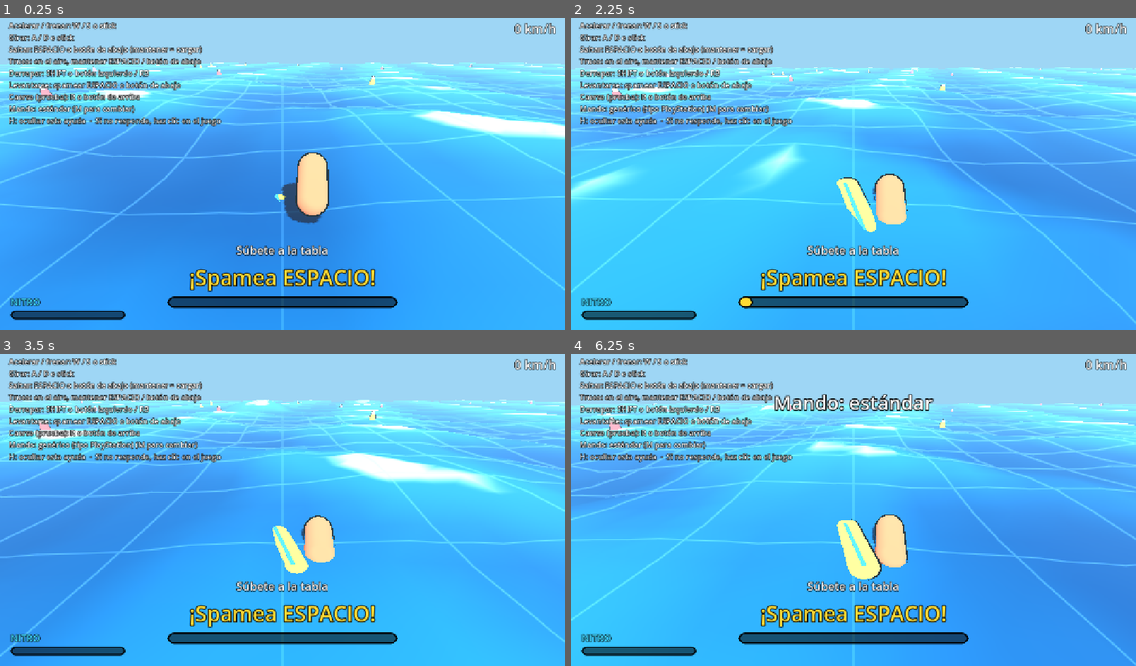
Above: before the commit, frames 1-4 (two rows, left to right).
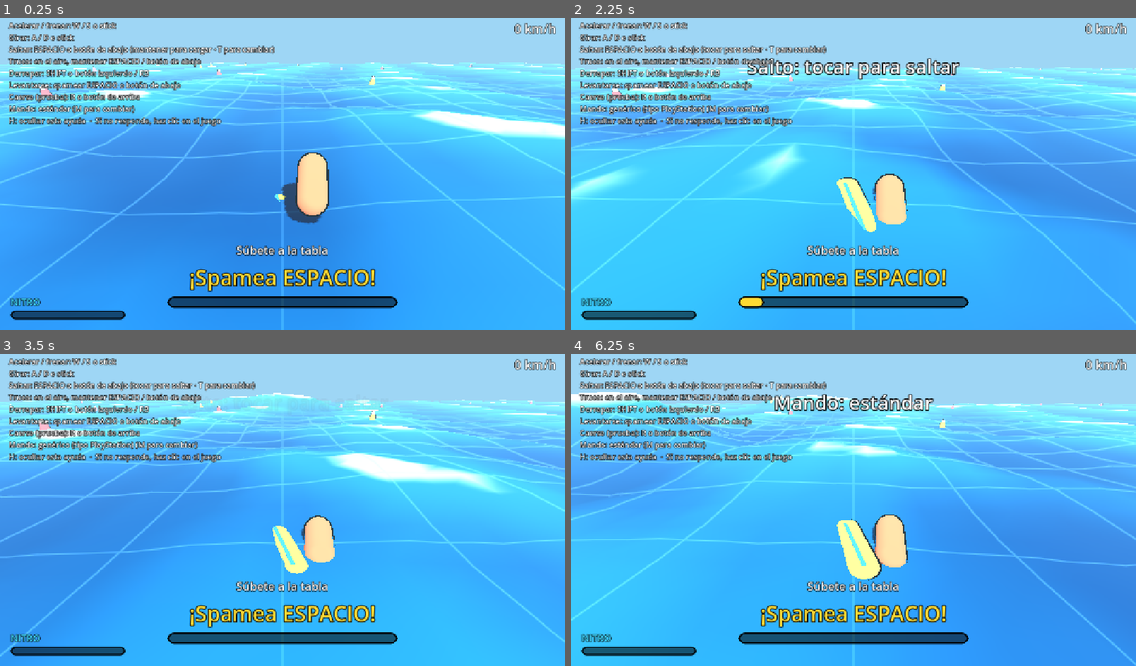
Above: after the commit, the same moments.

Repository: asimplesurfer/simplesurf
Game: Godot game, scene res://main.tscn
Same seed, same stepped clock (60 frames per second), same inputs: the game is played once before the commit and once after it.
Inputs (mouse positions are in pixels of both pictures, inside the frame that each line leads up to):
- Up to frame 1 (0.25 s): no input
- Up to frame 2 (2.25 s): tap Enter at 0.5 s; move the mouse to (977, 155) at 0.52 s; hold D (p1_right) 0.53-1.25 s; hold Space (p1_a) 0.53-1.25 s; click (977, 155) at 0.67 s; tap M at 0.8 s; drag from (740, 186) to (825, 236) at 1.27 s; move the mouse to (910, 102) at 2.02 s; hold D (p1_right) from 2.03 s (still down); hold Space (p1_a) from 2.03 s (still down); tap T at 2.1 s
- Up to frame 3 (3.5 s): release D (p1_right) at 2.75 s; release Space (p1_a) at 2.75 s; drag from (254, 572) to (113, 460) at 2.77 s
- Up to frame 4 (6.25 s): move the mouse to (1023, 553) at 3.52 s; hold A (p1_left) 3.53-4.25 s; tap Shift (p1_drift) at 3.6 s; tap T at 3.8, 5.1 s; drag from (684, 460) to (768, 428) at 4.27 s; move the mouse to (881, 506) at 5.02 s; hold S 5.03-5.75 s; click (881, 506) at 5.17 s; tap M at 5.3 s; drag from (768, 428) to (740, 522) at 5.77 s

The runs differ from the first frame. In frame 1, 0.3% of the frame differs, in the area x 30-49%, y 8-12%; in frame 2, 1.7%; in frame 3, 0.9%; in frame 4, 3.1%, in the area x 0-82%, y 8-46%.

Commit message:
Levantarse cuesta la mitad, salto que sale solo al máximo, modo de salto alternativo y olas más grandes
- Levantarse: la mitad de pulsaciones en total (misma velocidad mínima de spam)
- Salto cargado: al llegar a la carga máxima salta solo
- Tecla T: alterna entre 'mantener para cargar' y 'tocar para saltar' (se guarda)
- Olas grandes: más altas (2.5 a 4 m), más largas, duran 30 a 45 s y aparecen más seguido

Co-Authored-By: Claude Opus 5.5 <noreply@anthropic.com>
Claude-Session: https://claude.ai/code/session_0158oNfJa2g5qsqyuATh8Mjh

Diff:
--- a/core/controllers/player_controller.gd
+++ b/core/controllers/player_controller.gd
@@ -5,6 +5,7 @@
 ## y la elección se guarda para la próxima vez.
 
 signal pad_layout_changed(layout_name: String)
+signal jump_mode_changed(mode_name: String)
 
 const SETTINGS_PATH := "user://settings.cfg"
 
@@ -21,6 +22,7 @@
 
 
 func _ready() -> void:
+	GameSettings.load_settings()
 	var rider := get_parent() as Rider
 	if rider:
 		player_index = rider.player_index
@@ -70,8 +72,12 @@
 	if event is InputEventKey:
 		using_joypad = false
 		var key := event as InputEventKey
-		if player_index == 0 and key.pressed and not key.echo and key.physical_keycode == KEY_M:
-			toggle_pad_layout()
+		if player_index == 0 and key.pressed and not key.echo:
+			if key.physical_keycode == KEY_M:
+				toggle_pad_layout()
+			elif key.physical_keycode == KEY_T:
+				GameSettings.toggle_jump_mode()
+				jump_mode_changed.emit(GameSettings.jump_mode_name())
 	elif event is InputEventJoypadButton:
 		using_joypad = true
 	elif event is InputEventJoypadMotion and absf(event.axis_value) > 0.5:
--- a/core/rider/rider.gd
+++ b/core/rider/rider.gd
@@ -144,8 +144,11 @@
 
 
 ## Salta con la fuerza que indica jump_charge (0 = toque, 1 = cargado al máximo).
+## En el modo "tocar para saltar" la altura es fija.
 func jump() -> void:
 	var jump_speed := lerpf(stats.jump_speed_min, stats.jump_speed_max, jump_charge)
+	if GameSettings.jump_mode == GameSettings.JumpMode.TAP:
+		jump_speed = stats.jump_speed_tap
 	vertical_speed = maxf(vertical_speed, 0.0) + jump_speed
 	jump_charge = 0.0
 	grounded = false
--- a/core/rider/rider_stats.gd
+++ b/core/rider/rider_stats.gd
@@ -22,8 +22,10 @@
 @export var jump_speed_min: float = 5.5
 ## Velocidad hacia arriba con el salto cargado al máximo (m/s).
 @export var jump_speed_max: float = 10.0
-## Tiempo manteniendo ESPACIO para cargar el salto al máximo (s).
+## Tiempo manteniendo ESPACIO para cargar el salto al máximo (s). Al llegar, salta solo.
 @export var jump_charge_time: float = 1.0
+## Velocidad hacia arriba en el modo "tocar para saltar" (m/s).
+@export var jump_speed_tap: float = 8.0
 ## Velocidad vertical mínima para que una ola te lance al aire (m/s).
 @export var min_launch_speed: float = 4.5
 ## Multiplica la velocidad hacia arriba al salir despedido de una ola.
@@ -55,10 +57,10 @@
 
 @export_group("Caída y levantarse")
 ## Cuánto llena la barra cada pulsación (1.0 = barra llena).
-@export var mash_fill_per_press: float = 0.16
-## Cuánto se vacía la barra por segundo. Con 0.16 y 0.55 hacen falta
+@export var mash_fill_per_press: float = 0.32
+## Cuánto se vacía la barra por segundo. Con 0.32 y 1.1 hacen falta
 ## más de ~3.5 pulsaciones por segundo para avanzar.
-@export var mash_decay_per_second: float = 0.55
+@export var mash_decay_per_second: float = 1.1
 ## Duración de la animación de subirse a la tabla (s). Durante ella no cuentan las pulsaciones.
 @export var climb_time: float = 0.45
 ## Tiempo tras pararse en el que A no salta (para que el spam no te haga saltar).
--- a/core/rider/rider_stats.tres
+++ b/core/rider/rider_stats.tres
@@ -14,6 +14,7 @@
 jump_speed_min = 5.5
 jump_speed_max = 10.0
 jump_charge_time = 1.0
+jump_speed_tap = 8.0
 min_launch_speed = 4.5
 wave_launch_boost = 1.5
 air_turn_factor = 0.5
@@ -26,8 +27,8 @@
 drift_turn_factor = 1.6
 drift_range = 6.0
 drift_cone_half_angle = 30.0
-mash_fill_per_press = 0.16
-mash_decay_per_second = 0.55
+mash_fill_per_press = 0.32
+mash_decay_per_second = 1.1
 climb_time = 0.45
 stand_jump_lock = 0.4
 water_drag = 9.0
--- a/core/rider/states/state_riding.gd
+++ b/core/rider/states/state_riding.gd
@@ -1,6 +1,9 @@
 extends RiderState
 ## Movimiento normal sobre la tabla: W / stick arriba acelera, el stick gira.
-## Mantener A carga el salto (se agacha) y al soltarlo salta: más carga, más alto.
+## Salto según GameSettings.jump_mode:
+##   CHARGE: mantener A carga el salto (se agacha); al soltar, o al llegar al
+##           máximo, salta. Más carga, más alto.
+##   TAP: tocar A salta enseguida.
 ## El botón de derrape pasa a `drifting`. Una ola con velocidad lo lanza al aire.
 
 ## Tras pararse, A no salta por un momento (el spam para levantarse no debe hacerte saltar).
@@ -23,12 +26,16 @@
 	if _charging:
 		if input.trick:
 			rider.jump_charge = minf(1.0, rider.jump_charge + delta / rider.stats.jump_charge_time)
-		else:
+		if not input.trick or rider.jump_charge >= 1.0:
 			_charging = false
 			rider.jump()
 			state_machine.transition_to(&"airborne")
 			return
 	elif input.jump_pressed and _jump_lock <= 0.0:
+		if GameSettings.jump_mode == GameSettings.JumpMode.TAP:
+			rider.jump()
+			state_machine.transition_to(&"airborne")
+			return
 		_charging = true
 		rider.jump_charge = 0.0
 
--- /dev/null
+++ b/core/settings/game_settings.gd
@@ -0,0 +1,38 @@
+class_name GameSettings
+extends RefCounted
+## Opciones del juego que se eligen en partida y se guardan para la próxima vez.
+
+enum JumpMode { CHARGE, TAP }
+
+const PATH := "user://settings.cfg"
+const JUMP_MODE_NAMES := ["mantener para cargar", "tocar para saltar"]
+
+## CHARGE: mantener carga el salto (salta solo al llegar al máximo).
+## TAP: tocar salta enseguida, con una altura fija.
+static var jump_mode: JumpMode = JumpMode.CHARGE
+static var _loaded: bool = false
+
+
+static func load_settings() -> void:
+	if _loaded:
+		return
+	_loaded = true
+	var cfg := ConfigFile.new()
+	if cfg.load(PATH) == OK:
+		jump_mode = int(cfg.get_value("gameplay", "jump_mode", JumpMode.CHARGE)) as JumpMode
+
+
+static func save_settings() -> void:
+	var cfg := ConfigFile.new()
+	cfg.load(PATH)
+	cfg.set_value("gameplay", "jump_mode", jump_mode)
+	cfg.save(PATH)
+
+
+static func toggle_jump_mode() -> void:
+	jump_mode = JumpMode.TAP if jump_mode == JumpMode.CHARGE else JumpMode.CHARGE
+	save_settings()
+
+
+static func jump_mode_name() -> String:
+	return JUMP_MODE_NAMES[jump_mode]
--- a/tests/run_tests.gd
+++ b/tests/run_tests.gd
@@ -78,17 +78,21 @@
 		"spamear lento (2 por segundo) no alcanza para subirse"
 	)
 
-	await _mash(8.0, 2.5)
+	await _mash(8.0, 1.0)
 	_check(
-		_rider.recovery_stage == Rider.RecoveryStage.PRONE, "spamear rápido lo sube acostado a la tabla"
+		_rider.recovery_stage == Rider.RecoveryStage.PRONE,
+		"spamear rápido lo sube acostado a la tabla en ~1 s"
 	)
 	_check(_rider.is_fallen(), "acostado todavía no está parado")
 
 	await _wait(3.0)
 	_check(_rider.is_fallen(), "si deja de spamear se queda acostado")
 
+	var frames_before := Engine.get_process_frames()
 	await _mash_until_standing(8.0, 4.0)
+	var seconds := float(Engine.get_process_frames() - frames_before) / FPS
 	_check(not _rider.is_fallen(), "seguir spameando lo pone de pie")
+	_check(seconds < 1.3, "pararse desde acostado tarda poco (%.2f s)" % seconds)
 	_check(_rider.recovery_stage == Rider.RecoveryStage.STANDING, "etapa = parado")
 
 
@@ -139,22 +143,33 @@
 	_check(_state() == &"riding", "aterriza y sigue andando")
 	await _wait(0.3)
 
-	# Salto cargado: mantener 1 s y soltar.
+	# Salto cargado: mantener sin soltar; al llegar al máximo salta solo.
 	_set_action(&"p1_a", true)
 	await _wait(0.5)
 	_check(_state() == &"riding", "mantener ESPACIO en el agua no salta todavía")
 	_check(_rider.jump_charge > 0.3, "mantener ESPACIO carga el salto (%.2f)" % _rider.jump_charge)
 	await _wait(0.6)
-	_check(_rider.jump_charge >= 1.0, "la carga llega al máximo en ~1 s")
-	_set_action(&"p1_a", false)
-	await process_frame
-	await process_frame
-	_check(_state() == &"airborne", "al soltar, salta")
+	_check(_state() == &"airborne", "al llegar a la carga máxima salta solo")
 	var charged_height := await _measure_jump_height()
+	_set_action(&"p1_a", false)
 	_check(
 		charged_height > tap_height * 2.0,
 		"el salto cargado sube mucho más (%.2f m contra %.2f m)" % [charged_height, tap_height]
 	)
+	await _wait_until_state(&"riding", 2.0)
+	await _wait(0.3)
+
+	# Modo "tocar para saltar": salta enseguida al apretar.
+	GameSettings.jump_mode = GameSettings.JumpMode.TAP
+	_set_action(&"p1_a", true)
+	await process_frame
+	await process_frame
+	_check(_state() == &"airborne", "modo tocar: salta al apretar, sin soltar")
+	_set_action(&"p1_a", false)
+	var tap_mode_height := await _measure_jump_height()
+	_check(tap_mode_height > 1.0, "modo tocar: salto alto fijo (%.2f m)" % tap_mode_height)
+	GameSettings.jump_mode = GameSettings.JumpMode.CHARGE
+	await _wait_until_state(&"riding", 2.0)
 	await _wait(0.3)
 
 	# En el aire no se puede volver a saltar.
--- a/ui/hud/hud.gd
+++ b/ui/hud/hud.gd
@@ -40,6 +40,10 @@
 				show_message("Mando: " + layout_name, Color.WHITE)
 				_update_help()
 			)
+			pc.jump_mode_changed.connect(func(mode_name: String) -> void:
+				show_message("Salto: " + mode_name, Color.WHITE)
+				_update_help()
+			)
 		_update_help()
 
 
@@ -104,7 +108,7 @@
 	_help.text = (
 		"Acelerar / frenar: W / S o stick\n"
 		+ "Girar: A / D o stick\n"
-		+ "Saltar: ESPACIO o botón de abajo (mantener = cargar)\n"
+		+ "Saltar: ESPACIO o botón de abajo (%s · T para cambiar)\n" % GameSettings.jump_mode_name()
 		+ "Truco: en el aire, mantener ESPACIO / botón de abajo\n"
 		+ "Derrapar: SHIFT o botón izquierdo / RB\n"
 		+ "Levantarse: spamear ESPACIO o botón de abajo\n"
--- a/world/wave_manager.gd
+++ b/world/wave_manager.gd
@@ -8,15 +8,15 @@
 @export var follow_path: NodePath
 ## 0 = distinto cada partida.
 @export var random_seed: int = 0
-@export var spawn_interval_min: float = 2.0
-@export var spawn_interval_max: float = 4.5
+@export var spawn_interval_min: float = 1.5
+@export var spawn_interval_max: float = 3.5
 ## Distancia al jugador a la que pueden nacer (m).
-@export var spawn_distance_min: float = 30.0
-@export var spawn_distance_max: float = 75.0
+@export var spawn_distance_min: float = 35.0
+@export var spawn_distance_max: float = 85.0
 ## Distancia mínima entre el jugador y cualquier parte de la ola al nacer (m).
 @export var clearance: float = 12.0
-@export var amplitude_min: float = 1.3
-@export var amplitude_max: float = 2.3
+@export var amplitude_min: float = 2.5
+@export var amplitude_max: float = 4.0
 
 var _rng := RandomNumberGenerator.new()
 var _timer: float = 1.0
@@ -61,11 +61,14 @@
 		s.center = player + forward.rotated(angle) * dist
 		# Avanza más o menos hacia el jugador.
 		s.direction = (player - s.center).normalized().rotated(_rng.randf_range(-0.8, 0.8))
-		s.speed = _rng.randf_range(3.0, 6.0)
+		s.speed = _rng.randf_range(2.5, 5.0)
 		s.max_amplitude = _rng.randf_range(amplitude_min, amplitude_max)
-		s.width = _rng.randf_range(3.5, 5.0)
-		s.half_length = _rng.randf_range(12.0, 24.0)
-		s.lifetime = _rng.randf_range(10.0, 16.0)
+		# Más alta = más ancha, para que se pueda subir.
+		s.width = s.max_amplitude * _rng.randf_range(1.6, 2.0)
+		s.half_length = _rng.randf_range(22.0, 40.0)
+		s.lifetime = _rng.randf_range(30.0, 45.0)
+		s.grow_time = 3.0
+		s.fade_time = 4.0
 		if is_clear_of(s, player):
 			return s
 	return null
